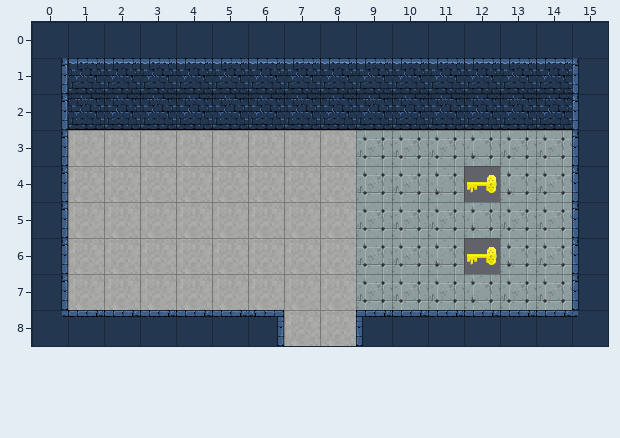
Tiled map: maps/dungeon-07.tmx. That is the earlier state.
Cells are 50x50 px. Shown: x 0..15, y 0..8.
Once edited:
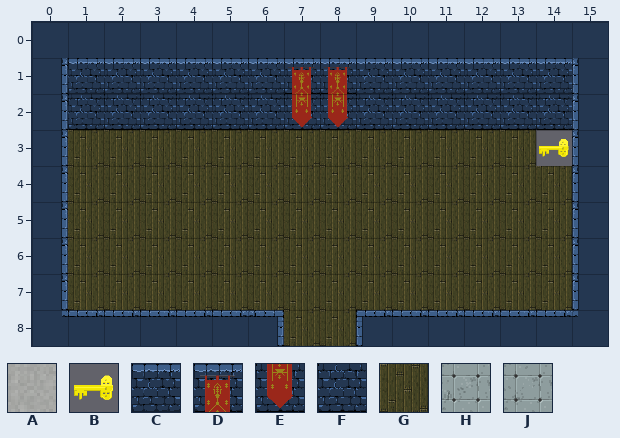
Key: from "tiles": A 1, B 4, C 13, D 20, E 21, F 23, G 71, H 72, J 76.
_ is an empty cell, . an unchanged one.
Diff:
--- layer "floor"
@@ x 1..14 @@
-1 ......CC......
-2 ......FF......
-3 AAAAAAAAHHHJHH
-4 AAAAAAAAHHJBJH
-5 AAAAAAAAHHHJHH
-6 AAAAAAAAHHJBJH
-7 AAAAAAAAHHHJHH
-8 ......AA......
+1 ......DD......
+2 ......EE......
+3 GGGGGGGGGGGGGB
+4 GGGGGGGGGGGGGG
+5 GGGGGGGGGGGGGG
+6 GGGGGGGGGGGGGG
+7 GGGGGGGGGGGGGG
+8 ......GG......
